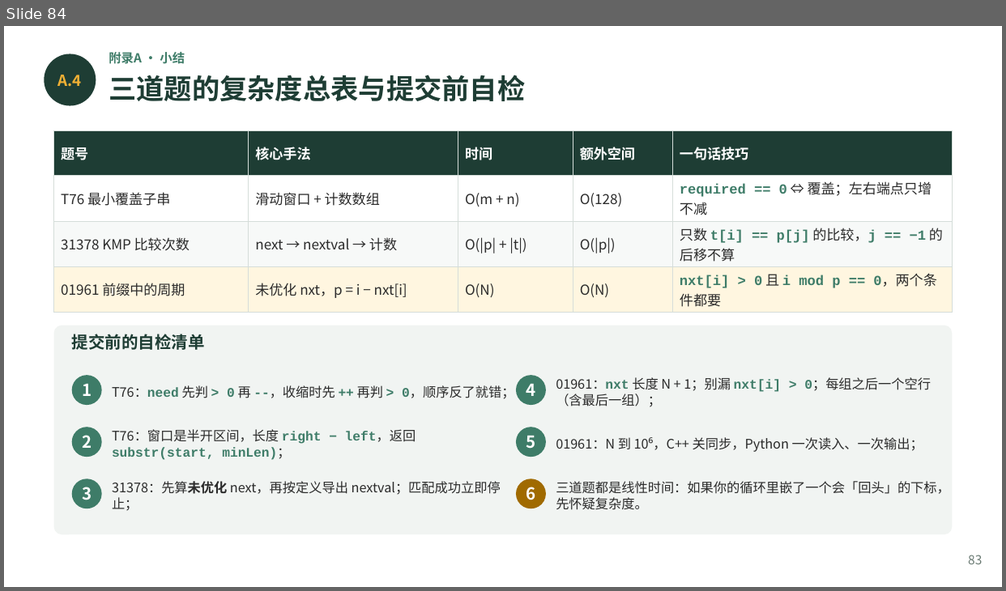
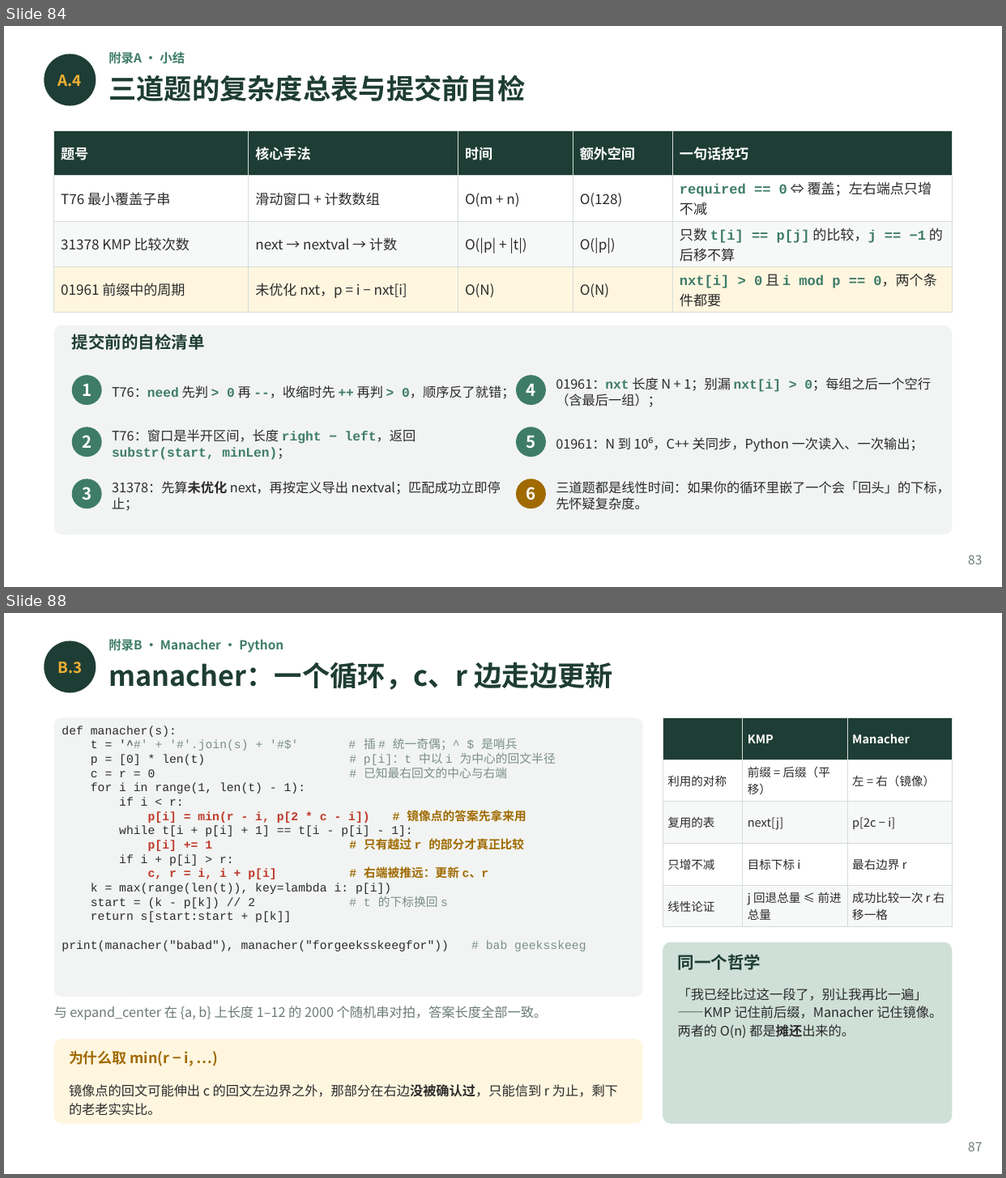
Before and after one commit to GMyhf/2026fall-cs201, a slide deck: courseware/202609_DSA_04_String.pptx. Shown one above the other, each under a label of ours: slide 84 before the commit, slides 84 and 88 after it; the slides between them are not shown. The pictures are 1006x591 and 1006x1178 pixels, drawn with LibreOffice and Linux fonts; fonts in the diff are those of the drawing. Boxes give left, top, right and bottom in pixels: in the first picture for what was removed or moved away, otherwise in the second. Text is boxed around its words. In the diff, an @@ line names an element or a change of style, - is before the commit and + after.

```diff
--- a/courseware/202609_DSA_04_String.pptx
+++ b/courseware/202609_DSA_04_String.pptx
@@ slide 88 added at bbox=[4, 613, 1002, 1174], background #FFFFFF @@
@@ ellipse added at bbox=[44, 641, 96, 693], fill #1E3D34 @@
@@ text added at bbox=[108, 639, 283, 653], 9 pt, text #3E7C68, bold @@
+附录B · Manacher · Python
@@ text added at bbox=[57, 662, 82, 674], 11 pt, text #F2B134, bold @@
+B.3
@@ text added at bbox=[108, 662, 613, 690], 20 pt, text #1E3D34, bold @@
+manacher：一个循环，c、r 边走边更新
@@ rounded rectangle added at bbox=[54, 717, 642, 997], fill #F1F4F2 @@
@@ text added at bbox=[62, 726, 586, 952], 8.6 pt, text #2B2B2B @@
+def manacher(s):
+t = '^#' + '#'.join(s) + '#$' # 插 # 统一奇偶；^ $ 是哨兵
+p = [0] * len(t) # p[i]：t 中以 i 为中心的回文半径
+c = r = 0 # 已知最右回文的中心与右端
+for i in range(1, len(t) - 1):
+if i < r:
+p[i] = min(r - i, p[2 * c - i]) # 镜像点的答案先拿来用
+while t[i + p[i] + 1] == t[i - p[i] - 1]:
+p[i] += 1 # 只有越过 r 的部分才真正比较
+if i + p[i] > r:
+c, r = i, i + p[i] # 右端被推远：更新 c、r
+k = max(range(len(t)), key=lambda i: p[i])
+start = (k - p[k]) // 2 # t 的下标换回 s
+return s[start:start + p[k]]
+print(manacher("babad"), manacher("forgeeksskeegfor")) # bab geeksskeeg
@@ table added at bbox=[663, 717, 952, 923], 5 rows, 3 columns @@
+ | KMP | Manacher
+利用的对称 | 前缀 = 后缀（平移） | 左 = 右（镜像）
+复用的表 | next[j] | p[2c − i]
+只增不减 | 目标下标 i | 最右边界 r
+线性论证 | j 回退总量 ≤ 前进总量 | 成功比较一次 r 右移一格
@@ rounded rectangle added at bbox=[663, 943, 952, 1124], fill #CFE0D8 @@
@@ text added at bbox=[678, 954, 761, 970], 12 pt, text #1E3D34, bold @@
+同一个哲学
@@ text added at bbox=[678, 988, 942, 1038], 9.5 pt, text #2B2B2B @@
+「我已经比过这一段了，别让我再比一遍」——KMP 记住前后缀，Manacher 记住镜像。两者的 O(n) 都是摊还出来的。
@@ text added at bbox=[54, 1006, 548, 1020], 9.5 pt, text #6B7B74 @@
+与 expand_center 在 {a, b} 上长度 1–12 的 2000 个随机串对拍，答案长度全部一致。
@@ rounded rectangle added at bbox=[54, 1039, 642, 1124], fill #FFF6E0 @@
@@ text added at bbox=[69, 1050, 194, 1067], 10.5 pt, text #A06A00, bold @@
+为什么取 min(r − i, …)
@@ text added at bbox=[69, 1084, 618, 1115], 9.5 pt, text #2B2B2B @@
+镜像点的回文可能伸出 c 的回文左边界之外，那部分在右边没被确认过，只能信到 r 为止，剩下的老老实实比。
@@ text added at bbox=[968, 1142, 982, 1152], 9 pt, text #6B7B74 @@
+87
```
Also in this commit, not shown: 2 slides changed, 3 other slides added, 2 other files.
